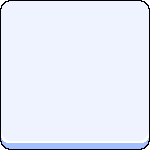
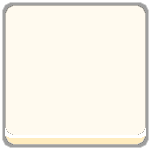
Layered file, before and after one edit (150 x 150). Changes by layer:
added layer "背景 副本 #1" (38%) above "背景" over (2, 2, 149, 148)
painted on "背景" over (0, 0, 150, 150)